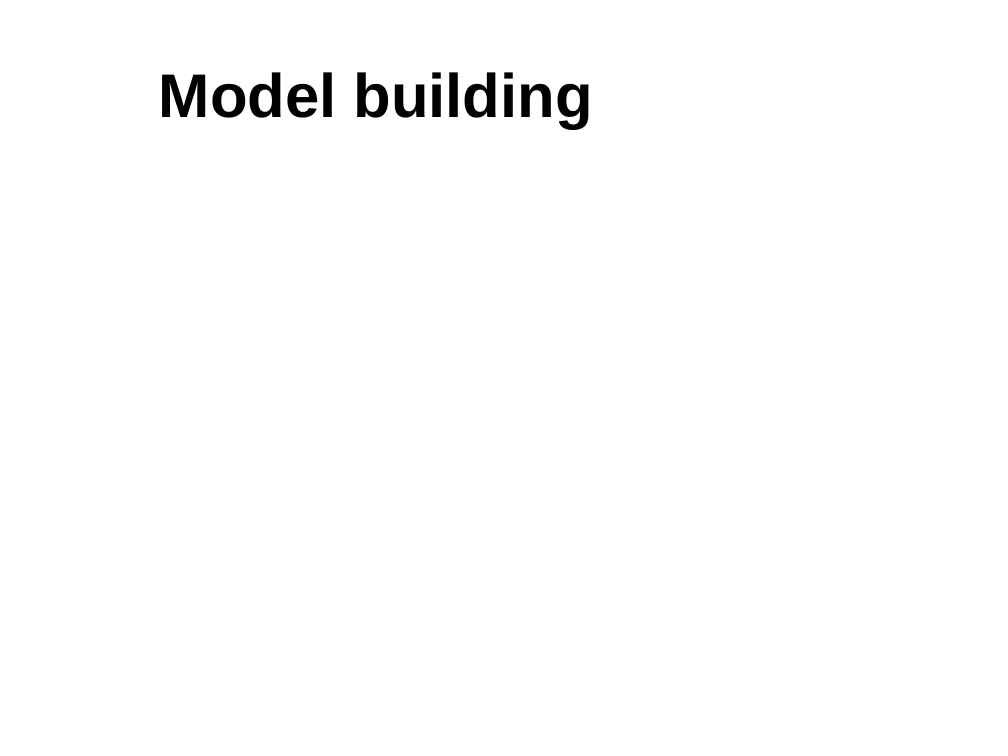
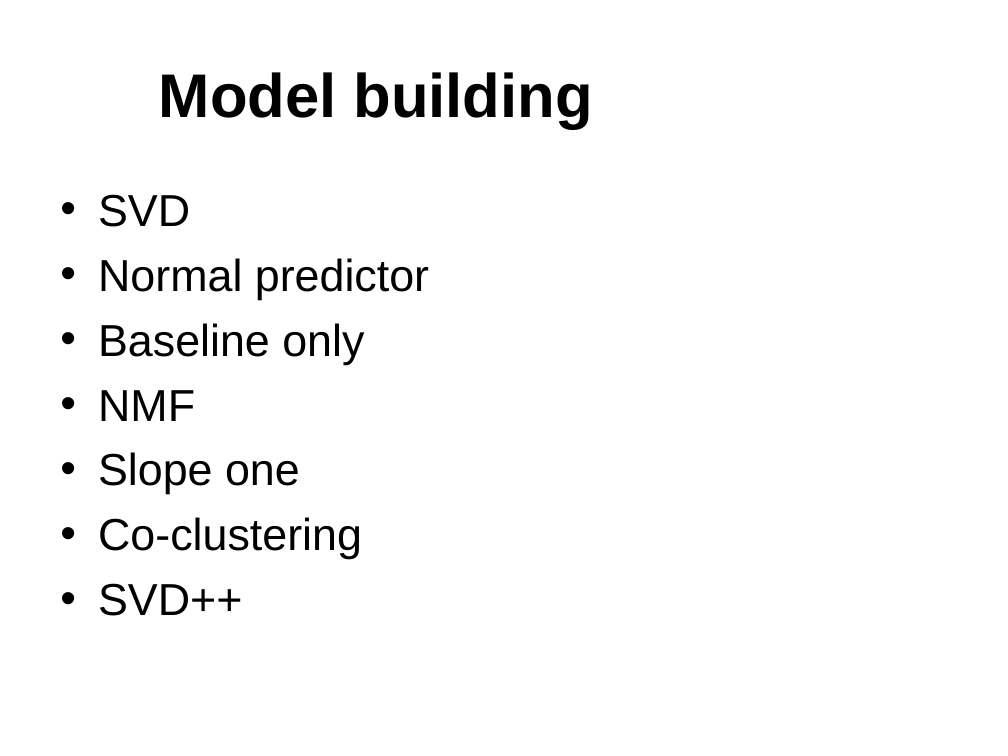
Before and after one commit to marth418/unsupervised-predict-streamlit-template, a slide deck: slide 16 of Team 6 Presentation.ppt. Drawn at 1008x756 pixels with LibreOffice and Linux fonts; fonts in the diff are those of the drawing; background and template pictures are left out. Boxes give left, top, right and bottom in pixels: in the first picture for what was removed or moved away, otherwise in the second. Text is boxed around its words. In the diff, an @@ line names an element or a change of style, - is before the commit and + after.

```diff
--- a/Team 6 Presentation.ppt
+++ b/Team 6 Presentation.ppt
@@ text added at box(98, 194, 429, 616), 32 pt, text #000000 @@
+• SVD
+• Normal predictor
+• Baseline only
+• NMF
+• Slope one
+• Co-clustering
+• SVD++
```
Also in this commit, not shown: 1 other slide changed, 9 slides added, 9 slides removed, 1 other file.
